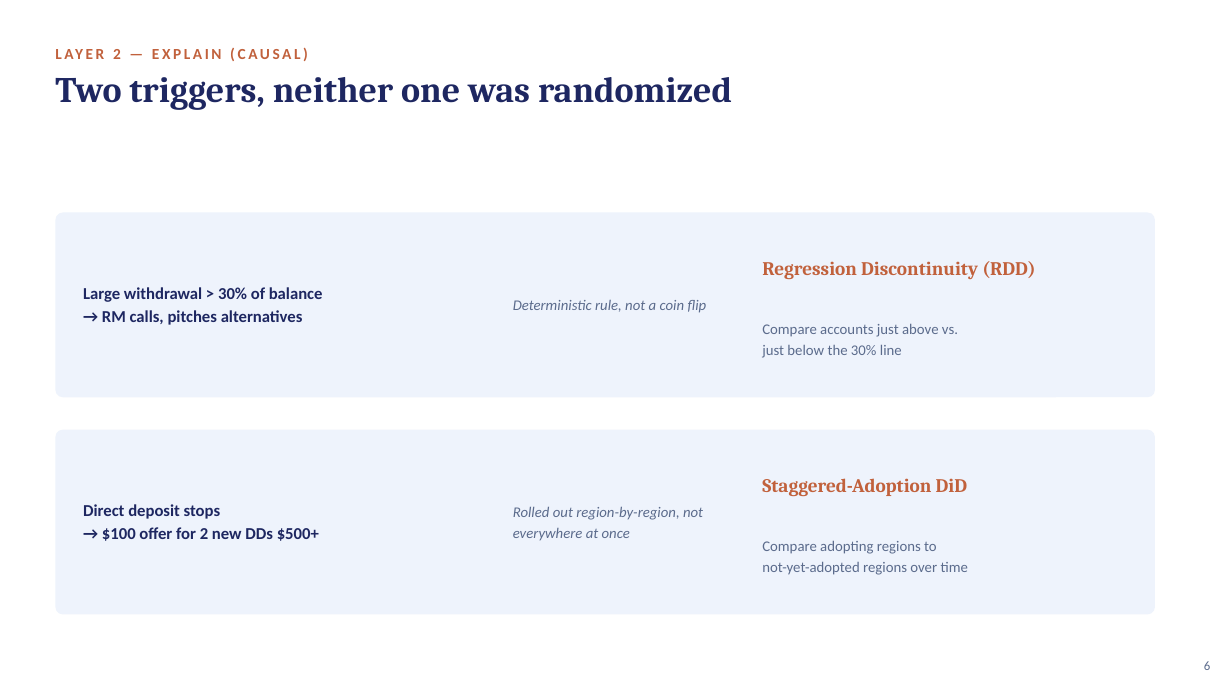
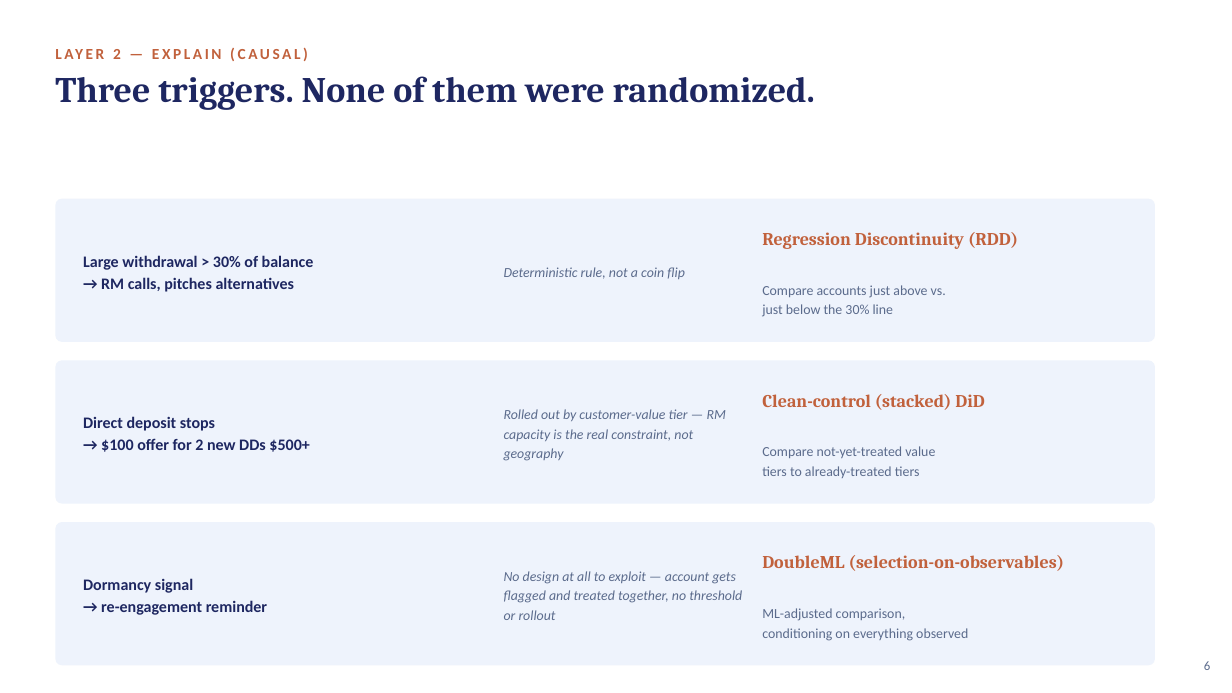
Before and after one commit to crystal1361/DDA-Retention, a slide deck: slide 6 of deck/vanguard_dda_deck.pptx. Drawn at 1232x693 pixels with LibreOffice and Linux fonts; fonts in the diff are those of the drawing. Boxes give left, top, right and bottom in pixels: in the first picture for what was removed or moved away, otherwise in the second. Text is boxed around its words. In the diff, an @@ line names an element or a change of style, - is before the commit and + after.

Commit message:
Rebuild deck: 18 slides incl. DoubleML + business impact

```diff
--- a/deck/vanguard_dda_deck.pptx
+++ b/deck/vanguard_dda_deck.pptx
@@ text at (x1=55, y1=76, x2=815, y2=110): text changed @@
-Two triggers, neither one was randomized
+Three triggers. None of them were randomized.
@@ rounded rectangle resized from (x1=55, y1=213, x2=1155, y2=397) to (x1=55, y1=199, x2=1155, y2=342) @@
@@ rounded rectangle at (x1=55, y1=199, x2=1155, y2=342): proportions changed @@
@@ text "Large withdrawal > 30% of ..." moved from (x1=83, y1=287, x2=323, y2=325) to (x1=83, y1=255, x2=314, y2=292) @@
@@ text "Large withdrawal > 30% of ..." at (x1=83, y1=255, x2=314, y2=292): size 13 to 12.5 pt @@
@@ text "Deterministic rule, not a coin ..." at (x1=504, y1=267, x2=685, y2=279): size 11.5 to 10.8 pt; line spacing 1.2 to 1.18 @@
@@ text "Deterministic rule, not a coin ..." moved from (x1=513, y1=300, x2=707, y2=313) to (x1=504, y1=267, x2=685, y2=279) @@
@@ text "Regression Discontinuity (RDD)" moved from (x1=762, y1=261, x2=1036, y2=279) to (x1=762, y1=232, x2=1018, y2=249) @@
@@ text "Regression Discontinuity (RDD)" at (x1=762, y1=232, x2=1018, y2=249): size 15 to 14 pt @@
@@ text "Compare accounts just above vs." moved from (x1=762, y1=324, x2=958, y2=358) to (x1=762, y1=285, x2=946, y2=317) @@
@@ text "Compare accounts just above vs." at (x1=762, y1=285, x2=946, y2=317): size 11.5 to 10.8 pt; line spacing 1.2 to 1.18 @@
@@ rounded rectangle at (x1=55, y1=360, x2=1155, y2=504): proportions changed @@
@@ rounded rectangle resized from (x1=55, y1=430, x2=1155, y2=615) to (x1=55, y1=360, x2=1155, y2=504) @@
@@ text "Direct deposit stops" at (x1=83, y1=416, x2=309, y2=452): size 13 to 12.5 pt @@
@@ text "Direct deposit stops" moved from (x1=83, y1=504, x2=319, y2=541) to (x1=83, y1=416, x2=309, y2=452) @@
@@ text at (x1=504, y1=409, x2=726, y2=461): text changed; size 11.5 to 10.8 pt @@
-Rolled out region-by-region, not everywhere at once
+Rolled out by customer-value tier — RM capacity is the real constraint, not geography
@@ text at (x1=762, y1=394, x2=984, y2=410): text changed; size 15 to 14 pt @@
-Staggered-Adoption DiD
+Clean-control (stacked) DiD
@@ text at (x1=762, y1=446, x2=935, y2=478): text changed; size 11.5 to 10.8 pt @@
-Compare adopting regions to
-not-yet-adopted regions over time
+Compare not-yet-treated value
+tiers to already-treated tiers
@@ rounded rectangle added at (x1=55, y1=522, x2=1155, y2=665), fill #EEF3FC @@
@@ text added at (x1=762, y1=555, x2=1064, y2=571), 14 pt, text #C1613C, bold @@
+DoubleML (selection-on-observables)
@@ text added at (x1=83, y1=578, x2=267, y2=615), 12.5 pt, text #1E2761, bold @@
+Dormancy signal
+→ re-engagement reminder
@@ text added at (x1=504, y1=571, x2=742, y2=620), 10.8 pt, text #5B6B8C, italic @@
+No design at all to exploit — account gets flagged and treated together, no threshold or rollout
@@ text added at (x1=762, y1=608, x2=968, y2=641), 10.8 pt, text #5B6B8C @@
+ML-adjusted comparison,
+conditioning on everything observed
```
Also in this commit, not shown: 10 other slides changed, 3 slides added, 2 other files.
